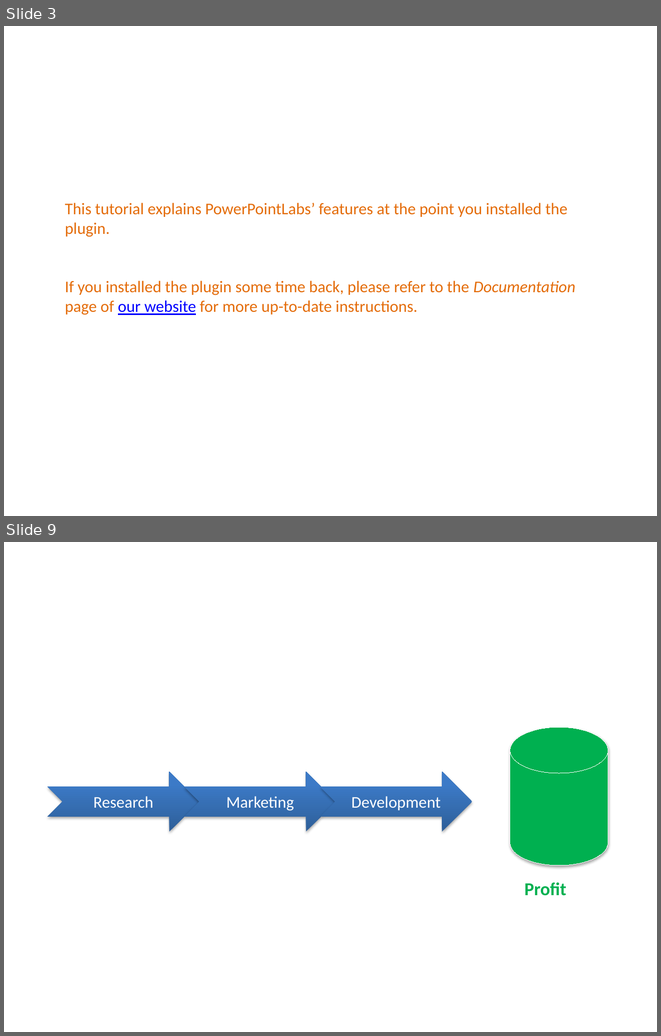
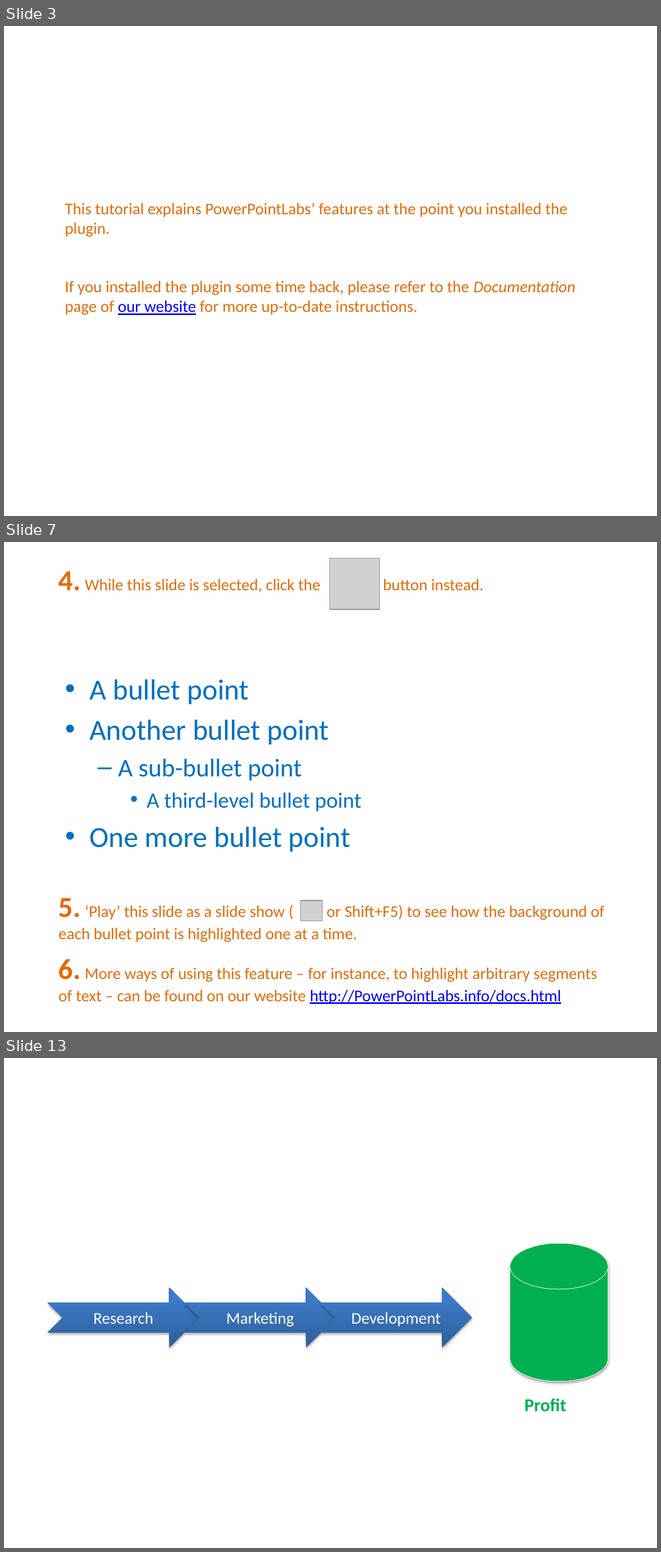
Before and after one commit to PowerPointLabs/PowerPointLabs-Website, a slide deck: samples/tutorial.pptx. Shown one above the other, each under a label of ours: slides 3 and 9 before the commit, slides 3, 7 and 13 after it; the slides between them are not shown. The pictures are 661x1036 and 661x1552 pixels, drawn with LibreOffice and Linux fonts; fonts in the diff are those of the drawing; grey boxes stand for pictures. Boxes give left, top, right and bottom in pixels: in the first picture for what was removed or moved away, otherwise in the second. Text is boxed around its words. In the diff, an @@ line names an element or a change of style, - is before the commit and + after.

```diff
--- a/samples/tutorial.pptx
+++ b/samples/tutorial.pptx
@@ slide 7 added at (4,542,657,1032), background #FFFFFF @@
@@ text added at (59,571,484,592), 18 pt, text #E46C0A @@
+4. While this slide is selected, click the button instead.
@@ picture added at (330,558,379,609) @@
@@ text added at (89,679,362,852), 32 pt, text #0070C0 @@
+• A bullet point
+• Another bullet point
+  – A sub-bullet point
+    • A third-level bullet point
+• One more bullet point
@@ text added at (59,898,604,942), 18 pt, text #E46C0A @@
+5. ‘Play’ this slide as a slide show ( or Shift+F5) to see how the background of each bullet point is highlighted one at a time.
@@ picture added at (300,900,322,921) @@
@@ text added at (59,959,597,1004), 18 pt, text #E46C0A @@
+6. More ways of using this feature – for instance, to highlight arbitrary segments of text – can be found on our website http://PowerPointLabs.info/docs.html
@@ what was slide 9 is now slide 13 @@
```
Also in this commit, not shown: 17 slides changed, 9 other slides added.
